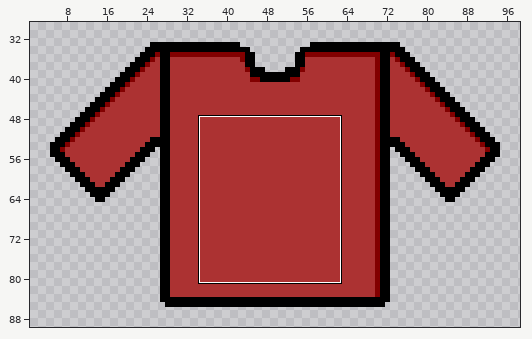
One commit to this pixel-art file: Assets/Sprites/Cloth_Sprite/type_1.aseprite. Above: a wide view before the commit, with the close-up outlined.
Close-up. As it was:
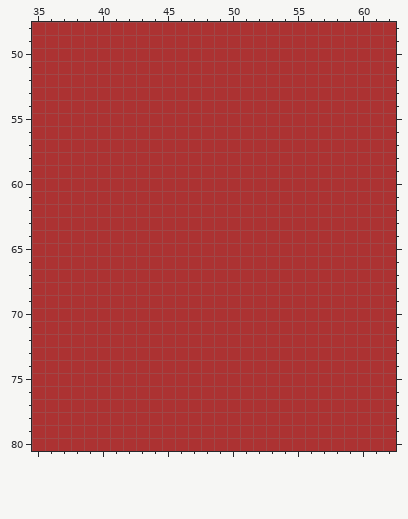
100x130 pixels, 1 frame. Shown: x 35..62, y 48..80. The wide view leaves out empty margins.
And afterwards:
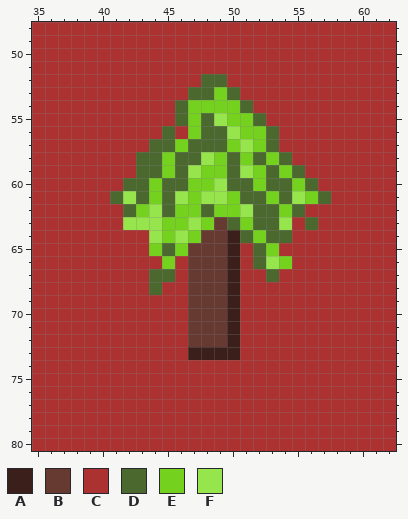
Palette (. is transparent): A #3b1f1a  B #663931  C #ac3232  D #4b692f  E #74d11d  F #96e54c
What changed:
@@ x 35..62 @@
 51 CCCCCCCCCCCCCCCCCCCCCCCCCCCC
-52 CCCCCCCCCCCCCCCCCCCCCCCCCCCC
-53 CCCCCCCCCCCCCCCCCCCCCCCCCCCC
-54 CCCCCCCCCCCCCCCCCCCCCCCCCCCC
-55 CCCCCCCCCCCCCCCCCCCCCCCCCCCC
-56 CCCCCCCCCCCCCCCCCCCCCCCCCCCC
-57 CCCCCCCCCCCCCCCCCCCCCCCCCCCC
-58 CCCCCCCCCCCCCCCCCCCCCCCCCCCC
-59 CCCCCCCCCCCCCCCCCCCCCCCCCCCC
-60 CCCCCCCCCCCCCCCCCCCCCCCCCCCC
-61 CCCCCCCCCCCCCCCCCCCCCCCCCCCC
-62 CCCCCCCCCCCCCCCCCCCCCCCCCCCC
-63 CCCCCCCCCCCCCCCCCCCCCCCCCCCC
-64 CCCCCCCCCCCCCCCCCCCCCCCCCCCC
-65 CCCCCCCCCCCCCCCCCCCCCCCCCCCC
-66 CCCCCCCCCCCCCCCCCCCCCCCCCCCC
-67 CCCCCCCCCCCCCCCCCCCCCCCCCCCC
-68 CCCCCCCCCCCCCCCCCCCCCCCCCCCC
-69 CCCCCCCCCCCCCCCCCCCCCCCCCCCC
-70 CCCCCCCCCCCCCCCCCCCCCCCCCCCC
-71 CCCCCCCCCCCCCCCCCCCCCCCCCCCC
-72 CCCCCCCCCCCCCCCCCCCCCCCCCCCC
-73 CCCCCCCCCCCCCCCCCCCCCCCCCCCC
+52 CCCCCCCCCCCCCDDCCCCCCCCCCCCC
+53 CCCCCCCCCCCCDDEDCCCCCCCCCCCC
+54 CCCCCCCCCCCDEEEEDCCCCCCCCCCC
+55 CCCCCCCCCCCDEDFEEDCCCCCCCCCC
+56 CCCCCCCCCCDCEDDFEEDCCCCCCCCC
+57 CCCCCCCCCDDEDDDEFEDCCCCCCCCC
+58 CCCCCCCCDDEDDFEDEDEDCCCCCCCC
+59 CCCCCCCCDDEDFEEDFEDEDCCCCCCC
+60 CCCCCCCDDEDDEEFDDEDDEDCCCCCC
+61 CCCCCCDFDEDFEFFEDDEDFEDCCCCC
+62 CCCCCCCDEFDEEDEEFDDEDCCCCCCC
+63 CCCCCCCFFFEEFEBDEDDFCDCCCCCC
+64 CCCCCCCCCFEFEBBADEDDCCCCCCCC
+65 CCCCCCCCCEDEBBBACDECCCCCCCCC
+66 CCCCCCCCCCECBBBACDFECCCCCCCC
+67 CCCCCCCCCDDCBBBACCDCCCCCCCCC
+68 CCCCCCCCCDCCBBBACCCCCCCCCCCC
+69 CCCCCCCCCCCCBBBACCCCCCCCCCCC
+70 CCCCCCCCCCCCBBBACCCCCCCCCCCC
+71 CCCCCCCCCCCCBBBACCCCCCCCCCCC
+72 CCCCCCCCCCCCBBBACCCCCCCCCCCC
+73 CCCCCCCCCCCCAAAACCCCCCCCCCCC
 74 CCCCCCCCCCCCCCCCCCCCCCCCCCCC
Boxes around the changes in both close-ups, in picture pixels (x1, y1, x2, y2):
changed: (110, 74, 331, 360)
